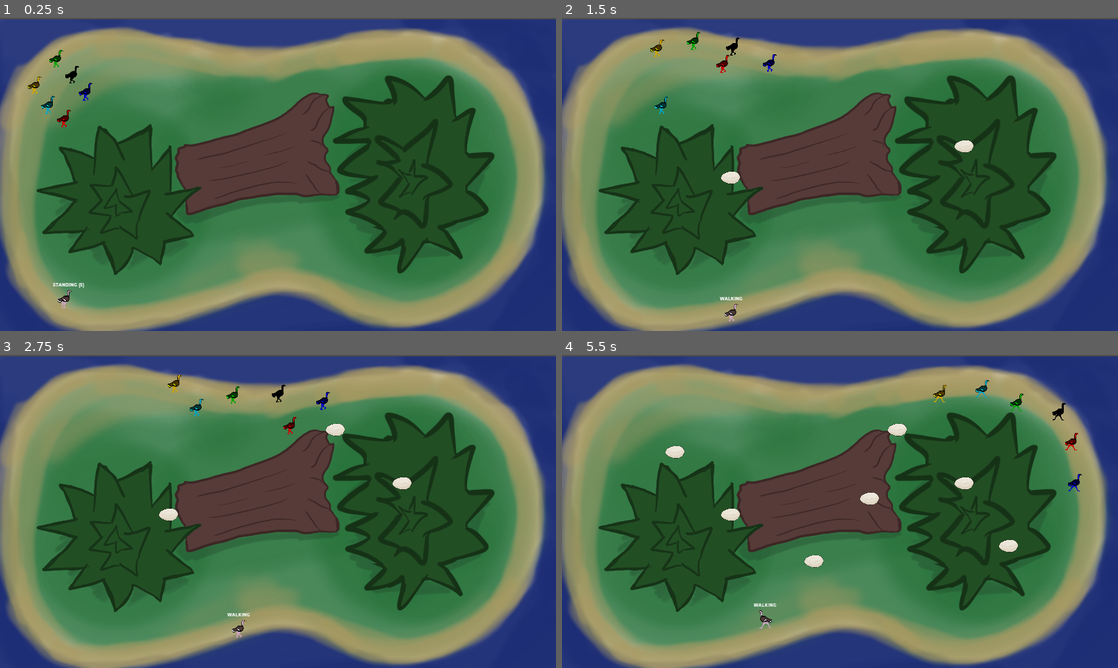
Above: before the commit, frames 1-4 (two rows, left to right).
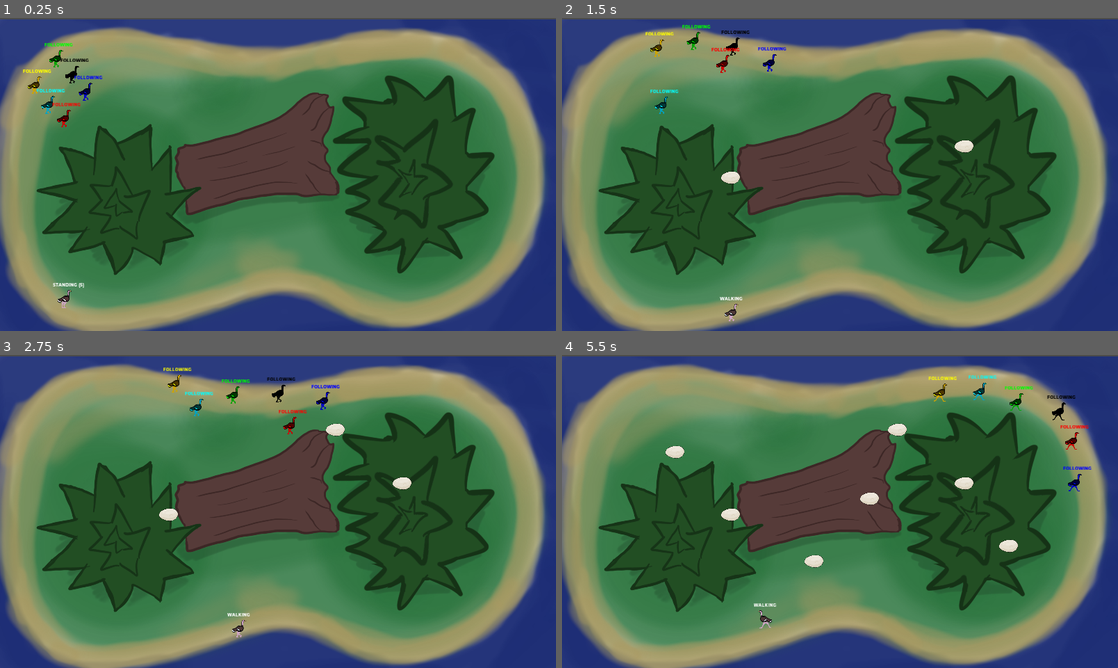
Above: after the commit, the same moments.

Repository: wholeNaNyards/game-ai
Game: Godot game, scene res://src/levels/racetrack/Racetrack.tscn
The game is run twice, just before and just after one commit, with the same random seed, the same clock (stepped at 60 frames per second) and the same inputs.
Inputs (mouse positions are in pixels of both pictures, inside the frame that each line leads up to):
- Up to frame 1 (0.25 s): no input
- Up to frame 2 (1.5 s): move the mouse to (962, 158) at 0.52 s; press the mouse at (962, 158) at 0.53 s; hold D (move_right) 0.53-1.28 s; move the mouse to (728, 190) at 1.27 s; release the mouse at (728, 190) at 1.28 s; hold S (move_down) from 1.28 s (still down); click (728, 190) at 1.35 s
- Up to frame 3 (2.75 s): move the mouse to (333, 442) at 2.02 s; release S (move_down) at 2.03 s; press the mouse at (333, 442) at 2.03 s; hold D (move_right) from 2.03 s (still down)
- Up to frame 4 (5.5 s): move the mouse to (812, 574) at 2.77 s; release D (move_right) at 2.78 s; release the mouse at (812, 574) at 2.78 s; hold W (move_up) 2.78-3.53 s; click (812, 574) at 2.85 s; move the mouse to (1006, 558) at 3.52 s; press the mouse at (1006, 558) at 3.53 s; hold A (move_left) 3.53-5.03 s; move the mouse to (673, 464) at 4.27 s; release the mouse at (673, 464) at 4.28 s; click (673, 464) at 4.35 s; move the mouse to (867, 511) at 5.02 s; press the mouse at (867, 511) at 5.03 s; hold S (move_down) from 5.03 s (still down)

The runs differ from the first frame. In frame 1, 0.3% of the frame differs, in the area x 4-19%, y 8-29%; in frame 2, 0.3%; in frame 3, 0.3%; in frame 4, 0.5%, in the area x 65-96%, y 6-44%.

Commit message:
Added separate level for race and hunting sim

Diff:
--- a/src/actors/ai/AI.gd
+++ b/src/actors/ai/AI.gd
@@ -4,9 +4,13 @@
 onready var steering_manager = $SteeringManager as SteeringManager
 
 # Wander Behavior
+export var wander = false
 export (int, 1, 1000) var wander_distance = 1
 export (int, 1, 1000) var wander_radius = 250
 export (float, 0.1, 100) var wander_angle_change: float = 2
+
+# Flocking Behaviors
+export var separation = false
 
 # Obstacle Avoidance
 export var obstacle_avoidance = true
@@ -30,5 +34,11 @@
 	if wall_avoidance:
 		steering_manager.wall_avoidance(wall_avoidance_rays)
 
+	if wander:
+		steering_manager.wander(wander_distance, wander_radius, wander_angle_change)
+
+	if separation:
+		steering_manager.separation(group)
+
 	var new_velocity = steering_manager.calculate(delta)
 	velocity = move_and_slide(new_velocity)
--- a/src/actors/prey/Prey.gd
+++ b/src/actors/prey/Prey.gd
@@ -25,8 +25,8 @@
 		path_points = get_node(path_follow).curve.get_baked_points()
 
 	state_machine.set_global_state(PreyStateGlobal.new())
-	change_state("WANDERING")
-	add_to_group("prey")
+	change_state("FOLLOWING")
+	add_to_group(group)
 
 func change_state(new_state: String) -> void:
 	if new_state == "WANDERING":
--- a/src/actors/prey/Prey.tscn
+++ b/src/actors/prey/Prey.tscn
@@ -64,6 +64,7 @@
 
 [node name="StateMachine" parent="." index="5" instance=ExtResource( 4 )]
 position = Vector2( -1, 32 )
+show_label = true
 
 [node name="PredatorDetectorRaycasts" type="Node2D" parent="." index="6"]
 visible = false
--- a/src/actors/prey/fsm/PreyStateGlobal.gd
+++ b/src/actors/prey/fsm/PreyStateGlobal.gd
@@ -21,30 +21,17 @@
 	else:
 		prey.animated_sprite.flip_h = true
 
-	var currently_steering = false
-#
-#	if Input.is_action_pressed("left_click"):
-#		var mouse_pos = prey.get_global_mouse_position()
-#		prey.steering_manager.seek(mouse_pos)
-#		currently_steering = true
-#		prey.change_state("SEEKING")
+	if prey.wander:
+		prey.change_state("WANDERING")
 
 	if prey.path_points:
 		prey.steering_manager.path_follow(prey.path_points)
-		currently_steering = true
 		prey.change_state("FOLLOWING")
 
 	if prey.leader:
 		prey.steering_manager.offset_pursuit(prey.leader, prey.offset, "prey")
-		currently_steering = true
 		prey.change_state("FOLLOWING")
 
 	if prey.predator != null:
 		prey.steering_manager.evade(prey.predator)
-		currently_steering = true
 		prey.change_state("FLEEING")
-
-	prey.steering_manager.separation("prey")
-#	prey.steering_manager.wander(prey.wander_distance, prey.wander_radius, prey.wander_angle_change)
-	if not currently_steering:
-		prey.change_state("WANDERING")
--- a/src/actors/steering-behaviors/MovingEntity.gd
+++ b/src/actors/steering-behaviors/MovingEntity.gd
@@ -6,6 +6,7 @@
 export (float, 0.1, 20.0) var mass = 1.0
 # Controls how hard it is to turn the vehicle
 export (float, 10.0, 100000) var max_force = 50000.0
+export (String) var group
 
 var velocity = Vector2()
 var dir = 1
--- /dev/null
+++ b/src/levels/predator-prey/PredatorPrey.tscn
@@ -0,0 +1,95 @@
+[gd_scene load_steps=6 format=2]
+
+[ext_resource path="res://assets/background.png" type="Texture" id=1]
+[ext_resource path="res://src/actors/prey/Prey.tscn" type="PackedScene" id=2]
+[ext_resource path="res://src/actors/predator/Predator.tscn" type="PackedScene" id=3]
+
+[sub_resource type="RectangleShape2D" id=1]
+extents = Vector2( 984, 12 )
+
+[sub_resource type="RectangleShape2D" id=2]
+extents = Vector2( 16, 560 )
+
+[node name="PredatorPrey" type="Node2D"]
+
+[node name="Walls" type="Node2D" parent="."]
+
+[node name="WallTop" type="StaticBody2D" parent="Walls"]
+position = Vector2( -336, -371 )
+collision_layer = 32
+collision_mask = 0
+
+[node name="CollisionShape2D" type="CollisionShape2D" parent="Walls/WallTop"]
+position = Vector2( 456, -4 )
+shape = SubResource( 1 )
+
+[node name="WallLeft" type="StaticBody2D" parent="Walls"]
+position = Vector2( -840, 709 )
+collision_layer = 32
+collision_mask = 0
+
+[node name="CollisionShape2D" type="CollisionShape2D" parent="Walls/WallLeft"]
+position = Vector2( -8, -536 )
+shape = SubResource( 2 )
+
+[node name="WallBottom" type="StaticBody2D" parent="Walls"]
+position = Vector2( 4, 1085 )
+collision_layer = 32
+collision_mask = 0
+
+[node name="CollisionShape2D2" type="CollisionShape2D" parent="Walls/WallBottom"]
+position = Vector2( 120, -375 )
+shape = SubResource( 1 )
+
+[node name="WallRight" type="StaticBody2D" parent="Walls"]
+position = Vector2( 1072, 5 )
+collision_layer = 32
+collision_mask = 0
+
+[node name="CollisionShape2D2" type="CollisionShape2D" parent="Walls/WallRight"]
+position = Vector2( 8, 168 )
+shape = SubResource( 2 )
+
+[node name="Background" type="Sprite" parent="."]
+position = Vector2( 120, 173 )
+texture = ExtResource( 1 )
+
+[node name="Camera2D" type="Camera2D" parent="."]
+position = Vector2( -840, -371 )
+anchor_mode = 0
+current = true
+
+[node name="Prey" parent="." instance=ExtResource( 2 )]
+position = Vector2( -414, -20 )
+group = "prey"
+wander = true
+separation = true
+
+[node name="Prey2" parent="." instance=ExtResource( 2 )]
+position = Vector2( -285, 491 )
+group = "prey"
+wander = true
+separation = true
+
+[node name="Prey3" parent="." instance=ExtResource( 2 )]
+position = Vector2( 182, 318 )
+group = "prey"
+wander = true
+separation = true
+
+[node name="Prey4" parent="." instance=ExtResource( 2 )]
+position = Vector2( 740, 552 )
+group = "prey"
+wander = true
+separation = true
+
+[node name="Prey5" parent="." instance=ExtResource( 2 )]
+position = Vector2( 596, 96 )
+group = "prey"
+wander = true
+separation = true
+
+[node name="Predator" parent="." instance=ExtResource( 3 )]
+position = Vector2( 135, 108 )
+group = "predator"
+wander = true
--- a/src/levels/racetrack/Racetrack.tscn
+++ b/src/levels/racetrack/Racetrack.tscn
@@ -97,6 +97,8 @@
 position = Vector2( -618, -161 )
 max_speed = 300
 speed = 600
+group = "prey"
+separation = true
 path_follow = NodePath("../Path2D")
 
 [node name="Prey3" parent="." instance=ExtResource( 3 )]
@@ -104,6 +106,8 @@
 position = Vector2( -578, -111 )
 max_speed = 350
 speed = 700
+group = "prey"
+separation = true
 path_follow = NodePath("../Path2D")
 
 [node name="Prey2" parent="." instance=ExtResource( 3 )]
@@ -111,6 +115,8 @@
 position = Vector2( -662, -217 )
 max_speed = 300
 speed = 600
+group = "prey"
+separation = true
 path_follow = NodePath("../Path2D")
 
 [node name="Prey4" parent="." instance=ExtResource( 3 )]
@@ -118,6 +124,8 @@
 position = Vector2( -679, -78 )
 max_speed = 300
 speed = 550
+group = "prey"
+separation = true
 path_follow = NodePath("../Path2D")
 
 [node name="Prey5" parent="." instance=ExtResource( 3 )]
@@ -125,6 +133,8 @@
 position = Vector2( -639, -28 )
 max_speed = 400
 speed = 750
+group = "prey"
+separation = true
 path_follow = NodePath("../Path2D")
 
 [node name="Prey6" parent="." instance=ExtResource( 3 )]
@@ -132,6 +142,8 @@
 position = Vector2( -723, -134 )
 max_speed = 300
 speed = 600
+group = "prey"
+separation = true
 path_follow = NodePath("../Path2D")
 
 [node name="Player" parent="." instance=ExtResource( 4 )]
